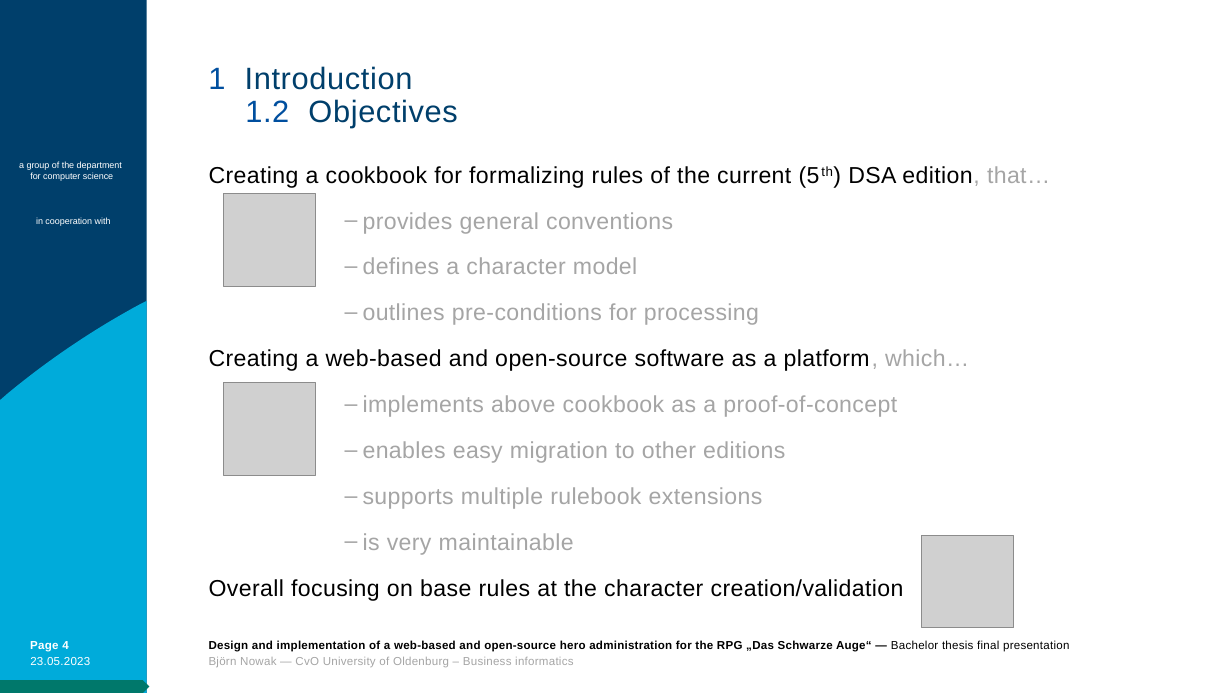
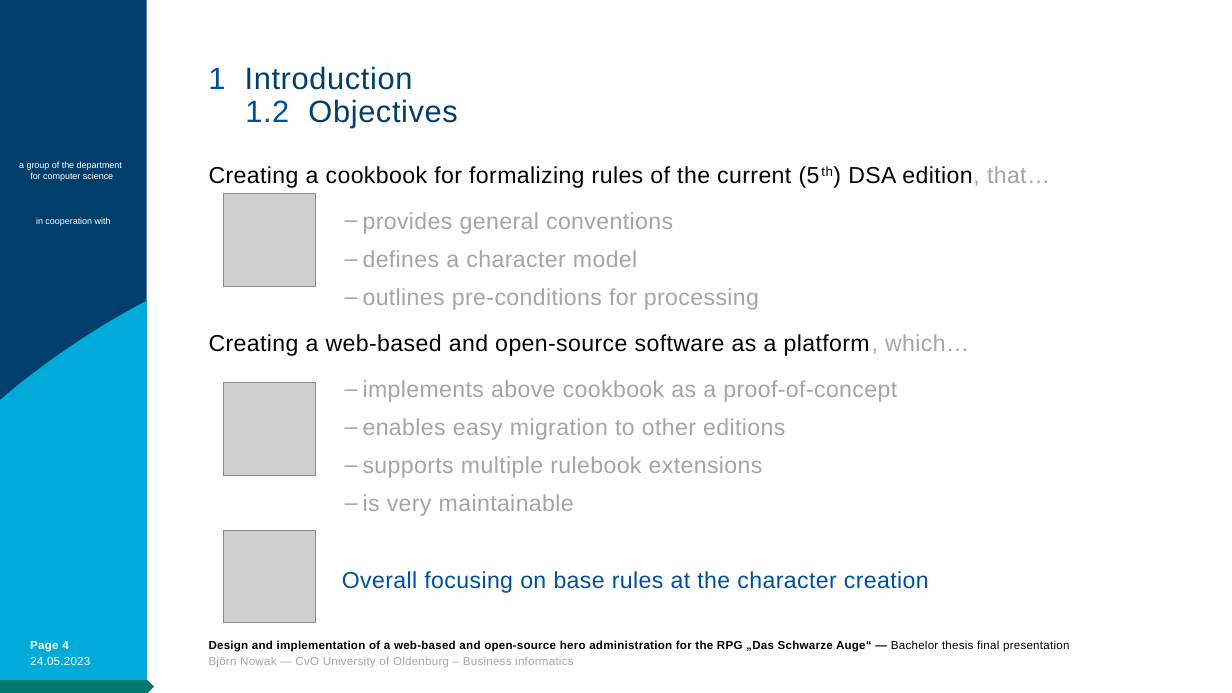
Before and after one commit to bjoern-nowak/bachelorthesis, a slide deck: slide 4 of presentation/BA_Nowak_AP.pptm. Drawn at 1232x693 pixels with LibreOffice and Linux fonts; fonts in the diff are those of the drawing; grey boxes stand for pictures; background and template pictures are left out. Boxes give left, top, right and bottom in pixels: in the first picture for what was removed or moved away, otherwise in the second. Text is boxed around its words. In the diff, an @@ line names an element or a change of style, - is before the commit and + after.

```diff
--- a/presentation/BA_Nowak_AP.pptm
+++ b/presentation/BA_Nowak_AP.pptm
@@ text at [363, 212, 897, 478]: less space between paragraphs @@
@@ picture added at [223, 531, 315, 623] @@
@@ picture removed at [921, 536, 1014, 628] @@
@@ text at [342, 571, 929, 593]: text changed; text colour #000000 to #004F9F @@
-Overall focusing on base rules at the character creation/validation
+Overall focusing on base rules at the character creation
@@ text at [30, 657, 90, 665]: text changed @@
-23.05.2023
+24.05.2023
@@ pentagon arrow: place and size @@
-pentagon arrow at [0, 680, 150, 693]
+pentagon arrow at [0, 680, 154, 693]
```
Also in this commit, not shown: 39 other slides changed, 1 slide added, 2 other files.
